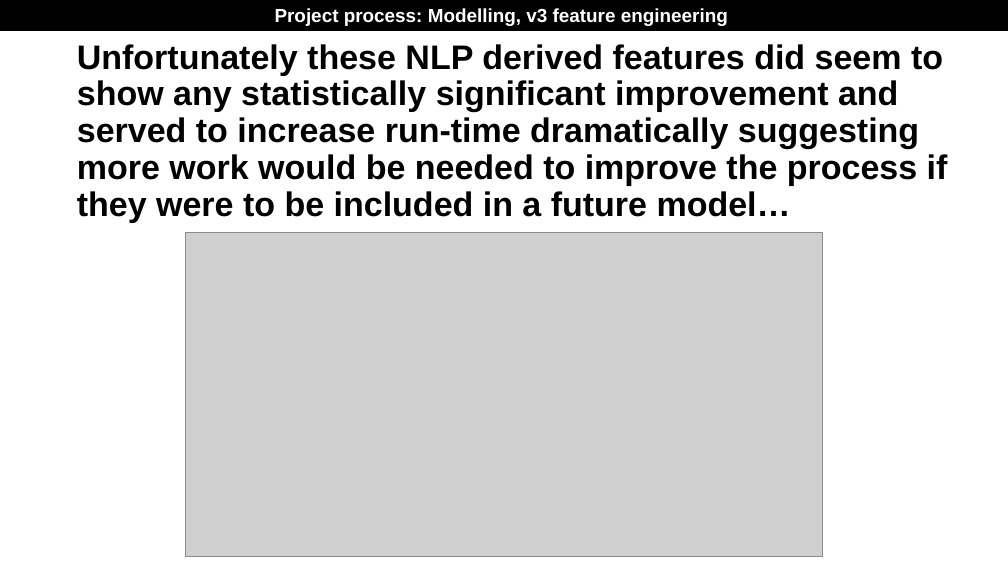
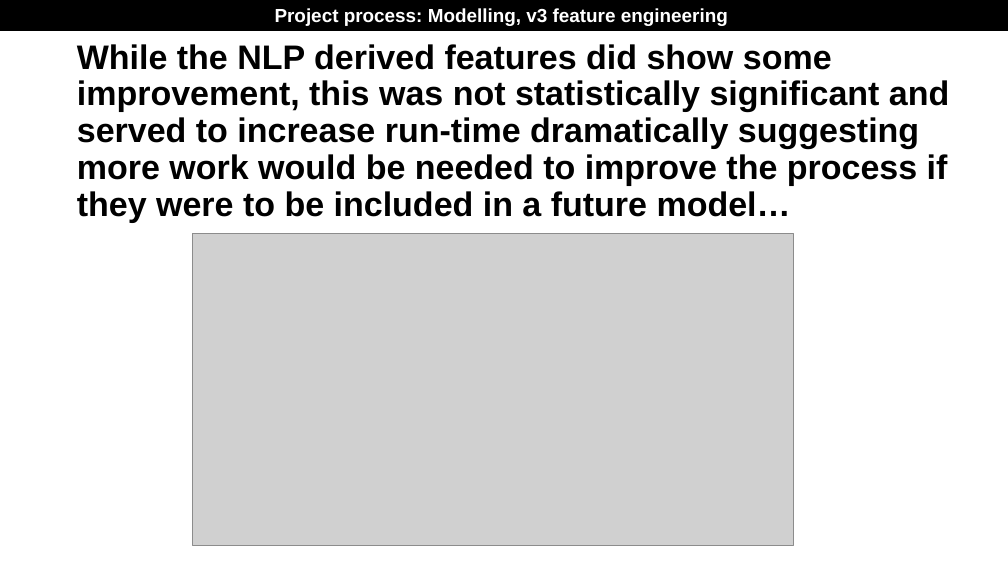
Before and after one commit to skanalytic/fellowshipai_challenge, a slide deck: slide 30 of final_presentation/FellowshipAI_challenge_terror_groups_samuel_king_final_presentation.pptx. Drawn at 1008x567 pixels with LibreOffice and Linux fonts; fonts in the diff are those of the drawing; grey boxes stand for pictures; background and template pictures are left out. Boxes give left, top, right and bottom in pixels: in the first picture for what was removed or moved away, otherwise in the second. Text is boxed around its words. In the diff, an @@ line names an element or a change of style, - is before the commit and + after.

```diff
--- a/final_presentation/FellowshipAI_challenge_terror_groups_samuel_king_final_presentation.pptx
+++ b/final_presentation/FellowshipAI_challenge_terror_groups_samuel_king_final_presentation.pptx
@@ title at <box>77,44,949,222</box>: text changed @@
-Unfortunately these NLP derived features did seem to show any statistically significant improvement and served to increase run-time dramatically suggesting more work would be needed to improve the process if they were to be included in a future model…
+While the NLP derived features did show some improvement, this was not statistically significant and served to increase run-time dramatically suggesting more work would be needed to improve the process if they were to be included in a future model…
@@ picture: place and size @@
-picture at <box>186,232,823,557</box>
+picture at <box>193,233,793,545</box>
```
Also in this commit, not shown: 3 other slides changed, 2 other files.
